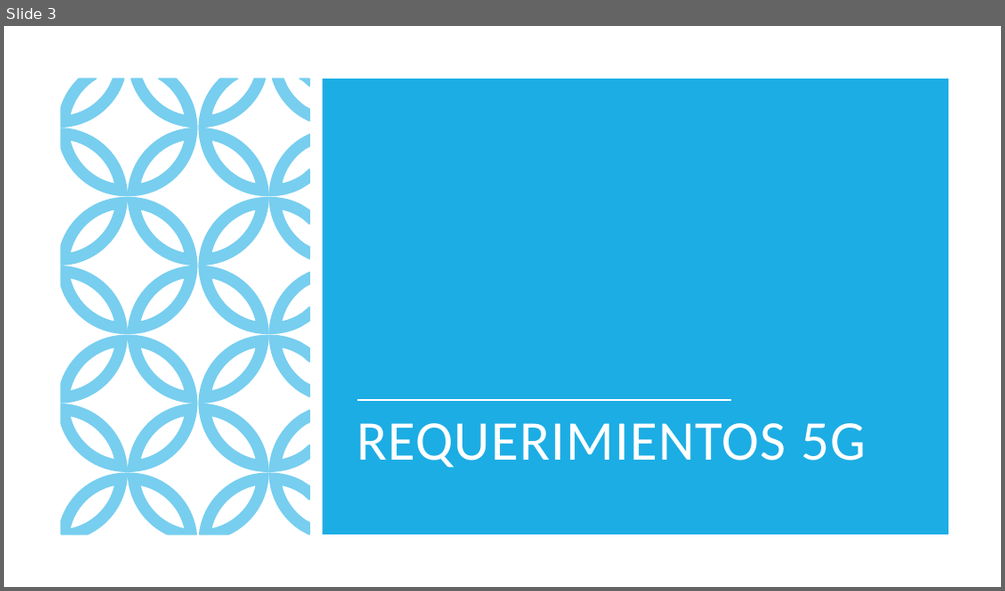
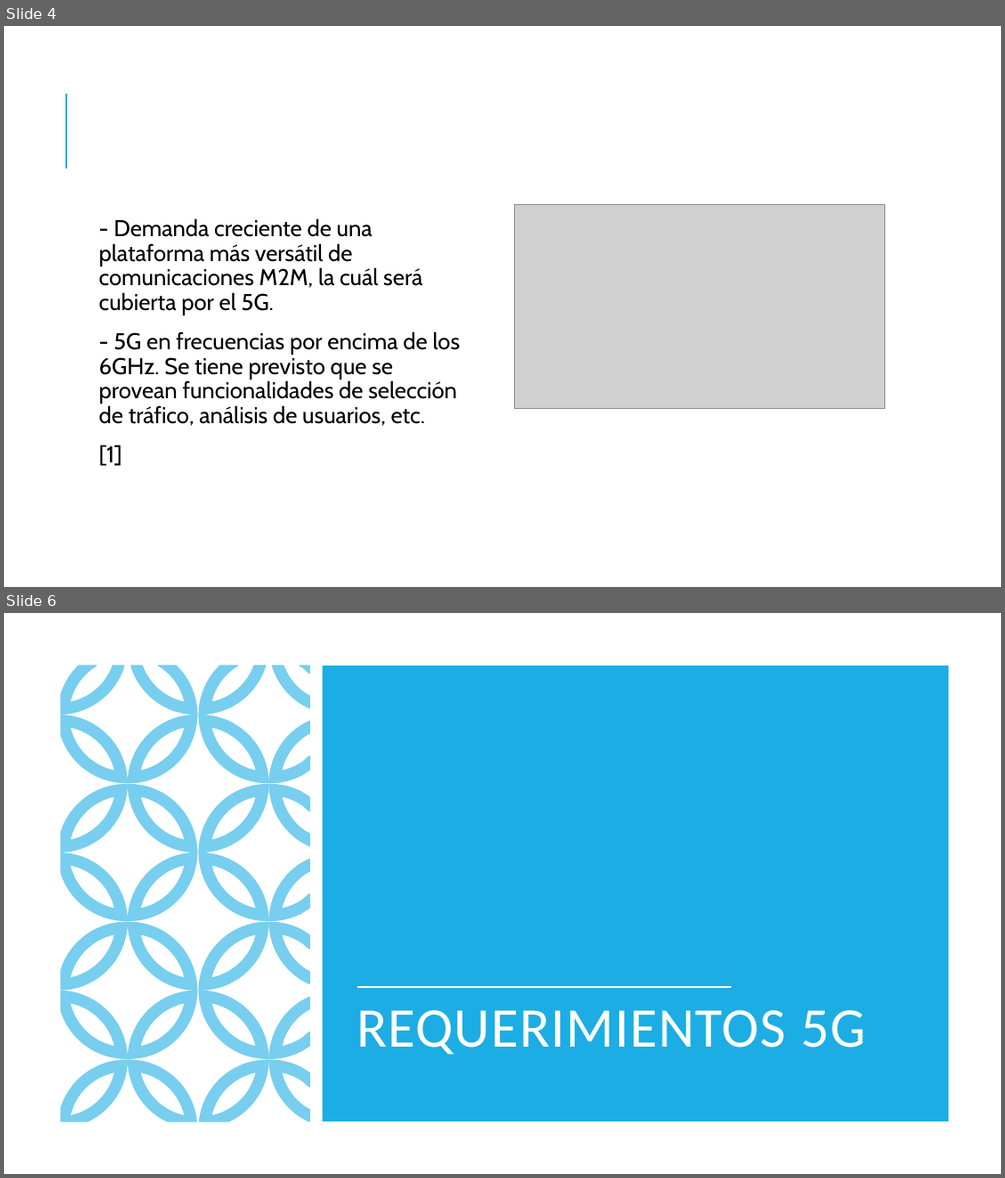
Before and after one commit to Jorjo80/TFM, a slide deck: 1ªInvestigacion/5g.pptx. Shown one above the other, each under a label of ours: slide 3 before the commit, slides 4 and 6 after it; the slides between them are not shown. The pictures are 1005x591 and 1005x1178 pixels, drawn with LibreOffice and Linux fonts; fonts in the diff are those of the drawing; grey boxes stand for pictures. Boxes give left, top, right and bottom in pixels: in the first picture for what was removed or moved away, otherwise in the second. Text is boxed around its words. In the diff, an @@ line names an element or a change of style, - is before the commit and + after.

```diff
--- a/1ªInvestigacion/5g.pptx
+++ b/1ªInvestigacion/5g.pptx
@@ slide 4 added at (x1=4, y1=26, x2=1001, y2=587), background #FFFFFF; not listed: 1 template element that a slide beside it also shows @@
@@ picture added at (x1=515, y1=204, x2=885, y2=408) @@
@@ text added at (x1=99, y1=218, x2=461, y2=466), 22 pt, text #000000 @@
+  - Demanda creciente de una plataforma más versátil de comunicaciones M2M, la cuál será cubierta por el 5G.
+  - 5G en frecuencias por encima de los 6GHz. Se tiene previsto que se provean funcionalidades de selección de tráfico, análisis de usuarios, etc.
+  [1]
@@ what was slide 3 is now slide 6 @@
```
Also in this commit, not shown: 3 slides changed, 8 other slides added.
